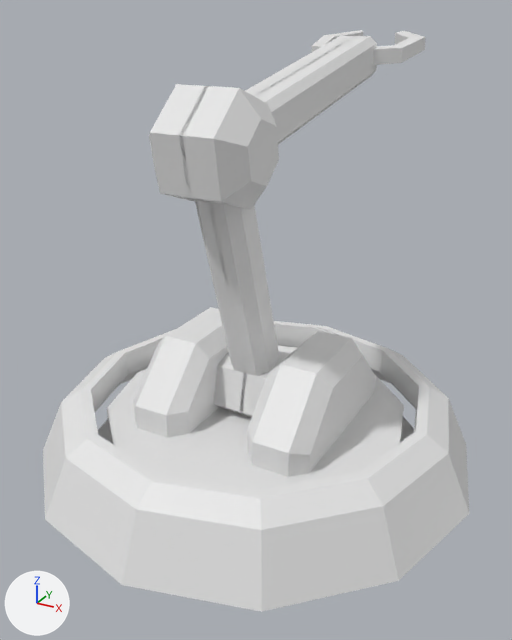
Renders of the FBX model Assets/Models/Inserter.fbx from each side of a commit.
One viewpoint serves both versions: a 50 mm lens placed at (0.661, -1.234, 0.915), pointed at (-0.021, 0.005, 0.295). Arrows for +X, +Y and +Z are at lower left; the lights stay in place. Where no turn or scale is listed for an object, it has been applied to the vertices.

The first picture shows 'Arm'.
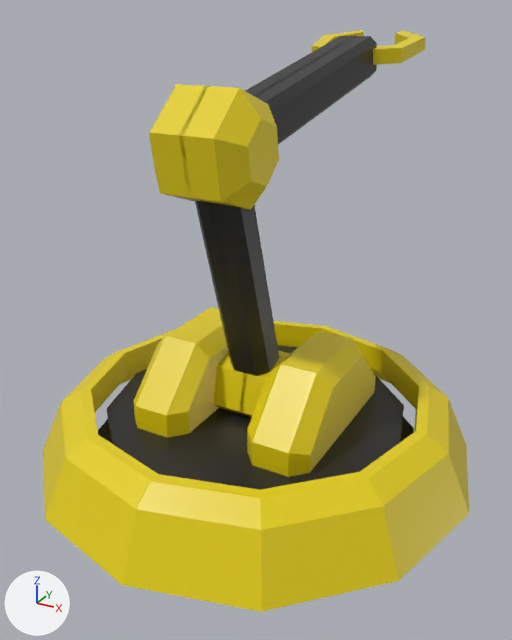
Patch to the scene script:
```diff
--- a/Assets/Models/Inserter.fbx.py
+++ b/Assets/Models/Inserter.fbx.py
@@ mat_secondary @@
+mat_secondary = principled_material('Secondary')
+mat_secondary.base_color = (0.0174, 0.0174, 0.0174)  # black #242424
+mat_secondary.roughness = 0.4
@@ mat_primary @@
+mat_primary = principled_material('Primary')
+mat_primary.base_color = (0.8, 0.64, 0.00317)  # yellow #e7d10a
+mat_primary.roughness = 0.4
@@ me_insertermesh_001 @@
 me_insertermesh_001.from_pydata(...)  # 294 vertices, 220 faces; spans x -0.486..0.486, y -0.486..0.681, z -0.042..0.866
 # used by ob_arm; location = (-0.004, -0.026, -0.003)
+# me_insertermesh_001 part 1: 116 of the faces centred in x -0.428..0.428, y -0.428..0.428, z -0.042..0.269 switch from no material to mat_primary (yellow #e7d10a)
+# me_insertermesh_001 part 2: 26 of the faces centred in x -0.098..0.098, y -0.239..-0.058, z 0.609..0.782 switch from no material to mat_primary (yellow #e7d10a)
+# me_insertermesh_001 part 3: 26 of the faces centred in x -0.124..0.124, y 0.473..0.665, z 0.8..0.859 switch from no material to mat_primary (yellow #e7d10a)
+# me_insertermesh_001 part 4: 26 of the faces centred in x -0.322..0.322, y -0.324..0.324, z 0.041..0.101 switch from no material to mat_secondary (black #242424)
+# me_insertermesh_001 part 5: 14 of the faces centred in x -0.048..0.048, y -0.149..-0.03, z 0.43..0.705 switch from no material to mat_secondary (black #242424)
+# me_insertermesh_001 part 6: 10 of the faces centred in x -0.053..0.053, y 0.191..0.208, z 0.713..0.804 switch from no material to mat_secondary (black #242424)
```

Boxes (x1, y1, x2, y2) around the edits, measured in the pictures (512 x 640 px):
part 1 of me_insertermesh_001, recoloured (white to yellow)
    both: (43, 307, 469, 612)
part 2 of me_insertermesh_001, recoloured (grey to yellow)
    both: (149, 84, 279, 209)
part 3 of me_insertermesh_001, recoloured (white to yellow)
    both: (311, 30, 425, 65)
part 4 of me_insertermesh_001, recoloured
    both: (98, 345, 414, 490)
part 5 of me_insertermesh_001, recoloured
    both: (195, 201, 279, 376)
part 6 of me_insertermesh_001, recoloured (white to grey)
    both: (245, 36, 377, 144)
